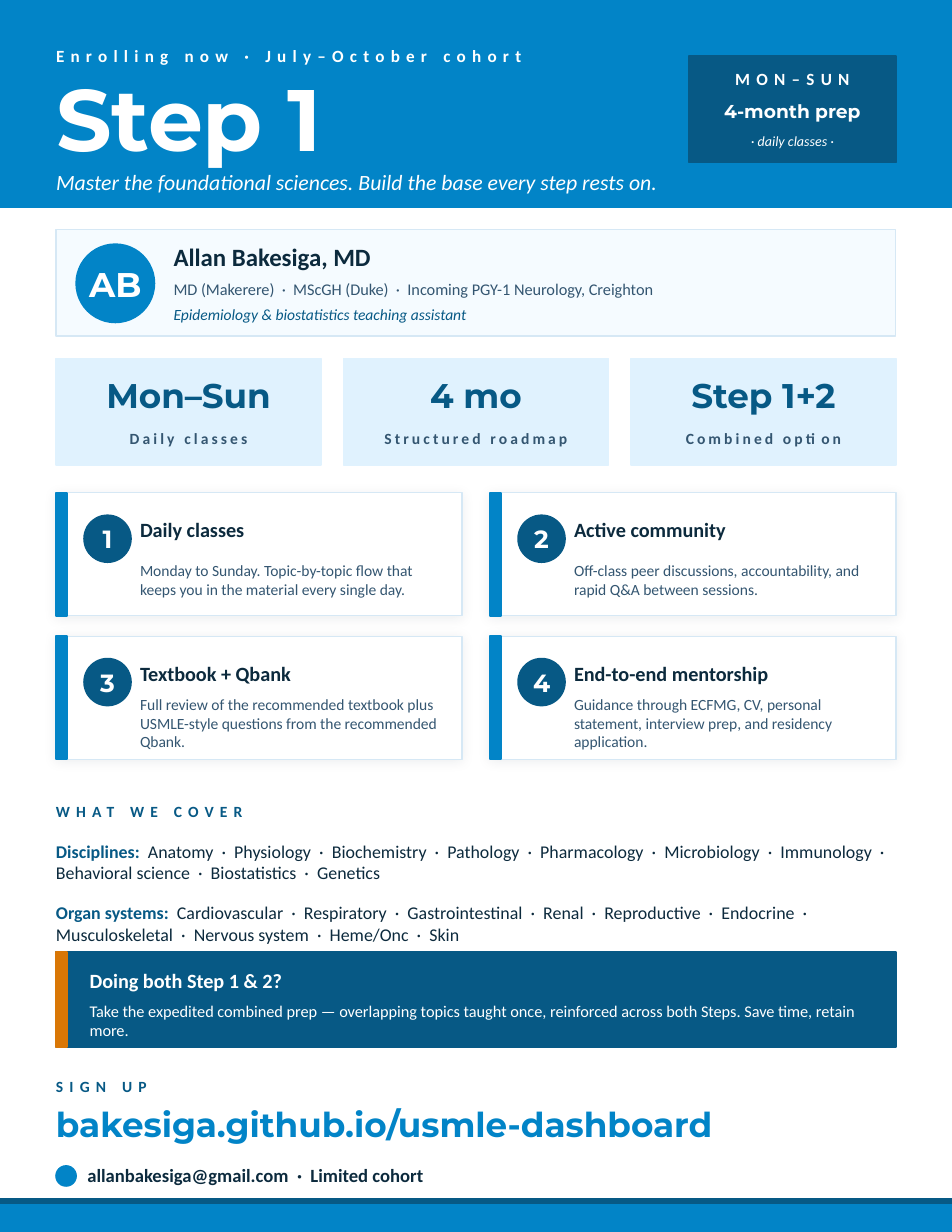
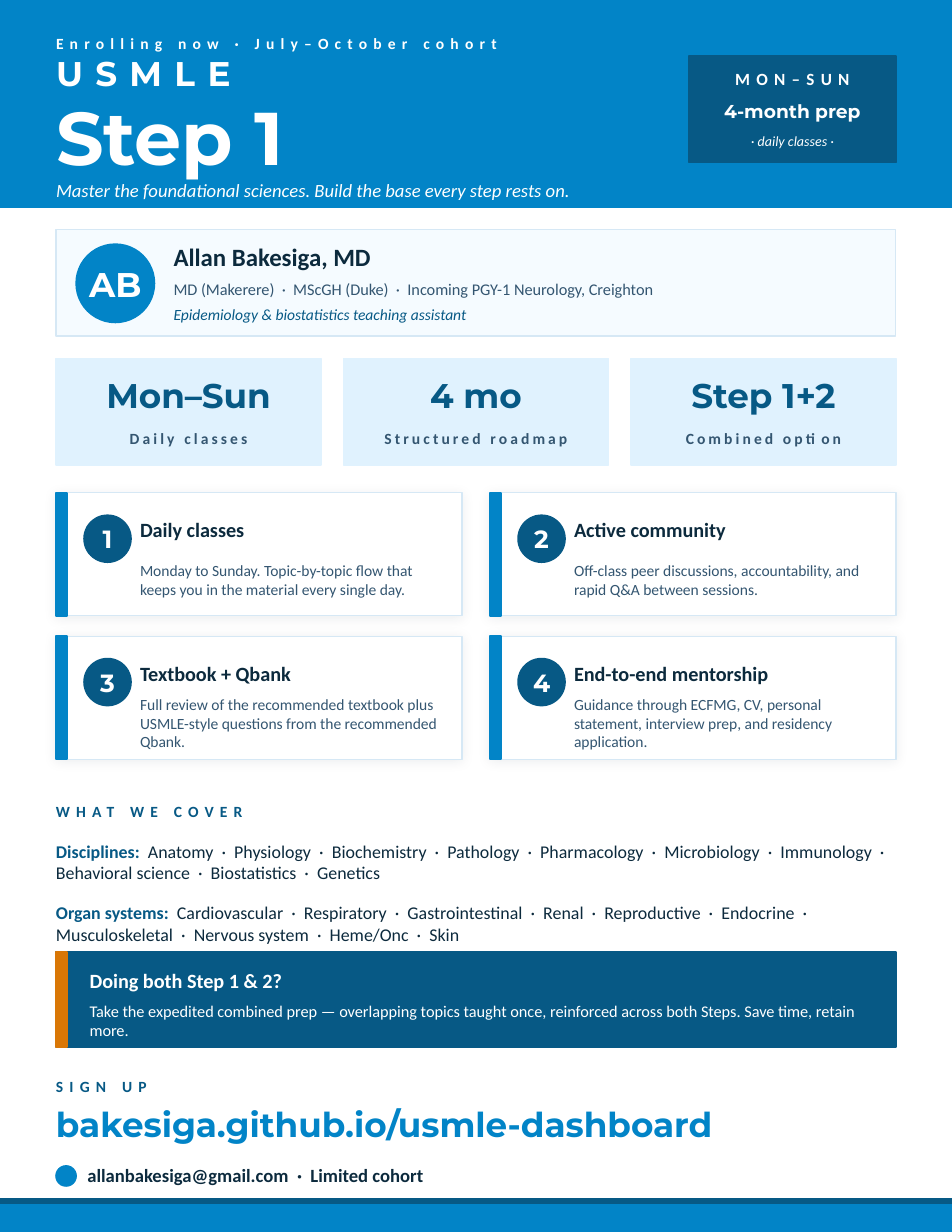
Before and after one commit to Bakesiga/usmle-dashboard, a slide deck: slide 1 of outputs/flyers/USMLE_Step1_Flyer.pptx. Drawn at 952x1232 pixels with LibreOffice and Linux fonts; fonts in the diff are those of the drawing. Boxes give left, top, right and bottom in pixels: in the first picture for what was removed or moved away, otherwise in the second. Text is boxed around its words. In the diff, an @@ line names an element or a change of style, - is before the commit and + after.

Commit message:
Flyers: add USMLE kicker above big title
Two-tier title block now reads 'USMLE' (small caps) above
'Step 1' / 'Step 2 CK' (big), making the exam brand explicit
on each flyer when shared without context.

```diff
--- a/outputs/flyers/USMLE_Step1_Flyer.pptx
+++ b/outputs/flyers/USMLE_Step1_Flyer.pptx
@@ text "Enrolling now · July–October cohort": place and size @@
-text "Enrolling now · July–October cohort" at [56, 50, 521, 65]
+text "Enrolling now · July–October cohort" at [56, 38, 496, 52]
@@ text "Enrolling now · July–October cohort" at [56, 38, 496, 52]: size 11 to 10 pt @@
@@ text added at [56, 61, 230, 87], 22 pt, text #FFFFFF, bold @@
+USMLE
@@ text "Step 1": place and size @@
-text "Step 1" at [56, 89, 322, 168]
+text "Step 1" at [56, 112, 284, 180]
@@ text "Step 1" at [56, 112, 284, 180]: size 56 to 48 pt @@
@@ text "Master the foundational sciences. Build ...": place and size @@
-text "Master the foundational sciences. Build ..." at [56, 175, 657, 194]
+text "Master the foundational sciences. Build ..." at [56, 184, 570, 200]
@@ text "Master the foundational sciences. Build ..." at [56, 184, 570, 200]: size 14 to 12 pt @@
```
Also in this commit, not shown: 2 other files.
